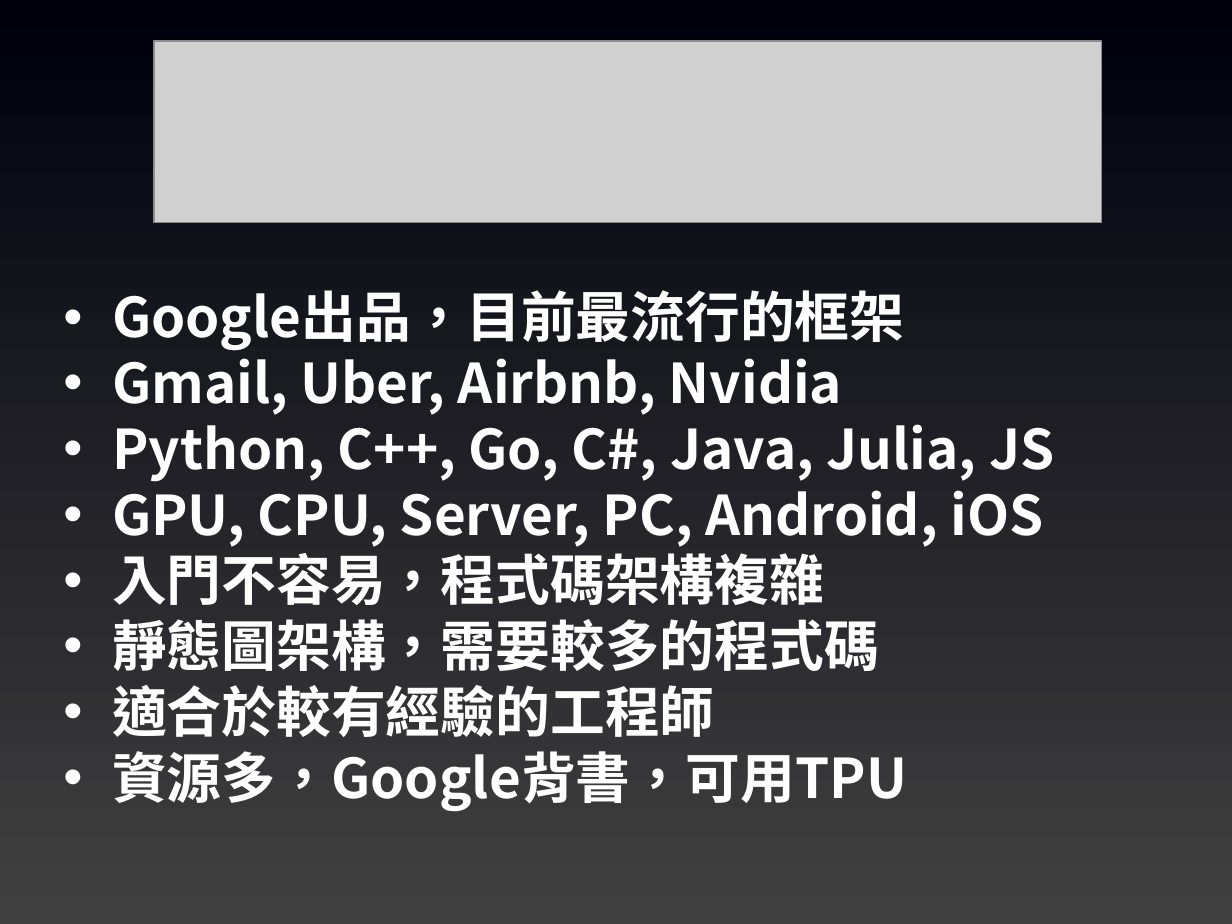
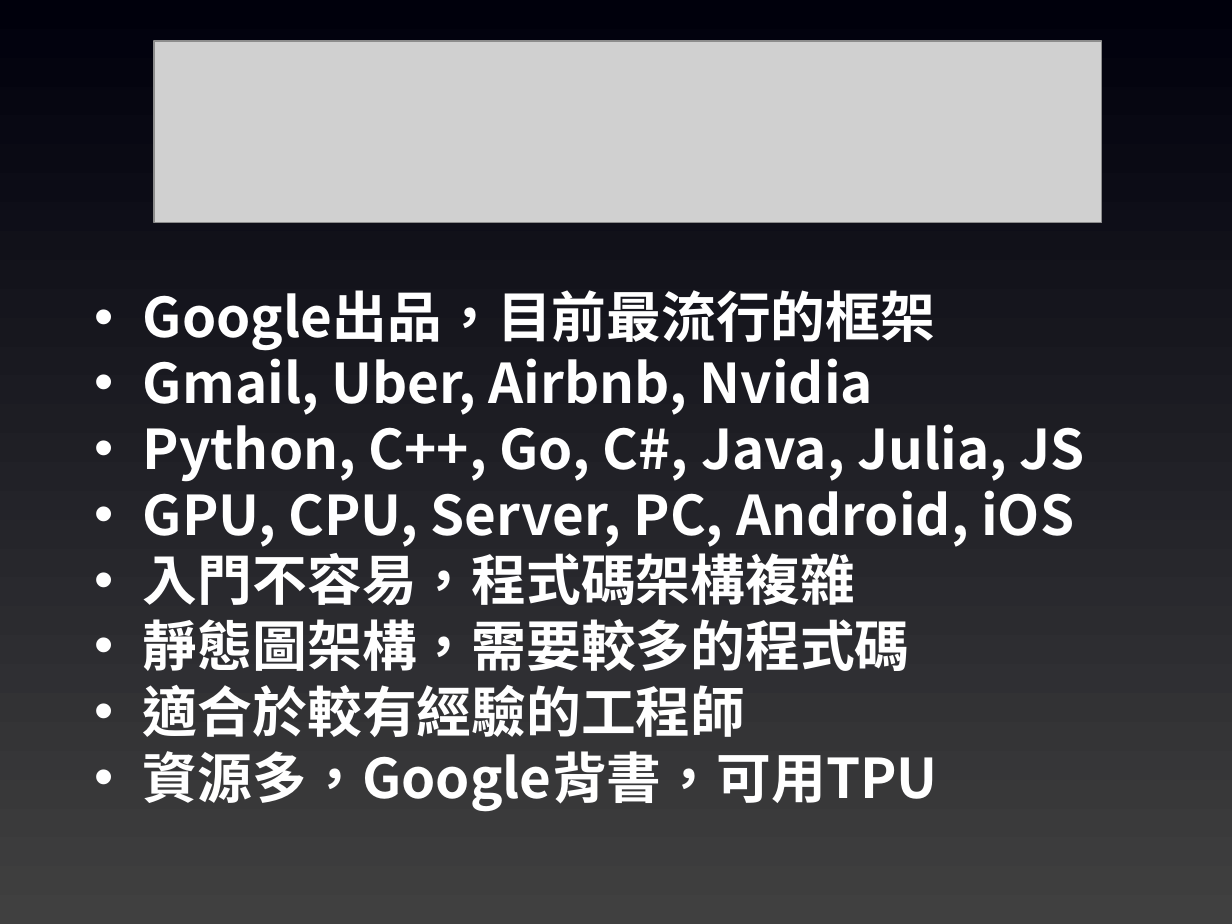
Before and after one commit to joshhu/cht_pytorch_201910, a slide deck: slide 13 of 00 - Pytorch環境介紹.pptx. Drawn at 1232x924 pixels with LibreOffice and Linux fonts; fonts in the diff are those of the drawing; grey boxes stand for pictures. Boxes give left, top, right and bottom in pixels: in the first picture for what was removed or moved away, otherwise in the second. Text is boxed around its words. In the diff, an @@ line names an element or a change of style, - is before the commit and + after.

```diff
--- a/00 - Pytorch環境介紹.pptx
+++ b/00 - Pytorch環境介紹.pptx
@@ text "Google出品，目前最流行的框架": place and size @@
-text "Google出品，目前最流行的框架" at bbox=[112, 290, 1054, 812]
+text "Google出品，目前最流行的框架" at bbox=[143, 290, 1085, 812]
```
Also in this commit, not shown: 8 other slides changed, 2 other files.
